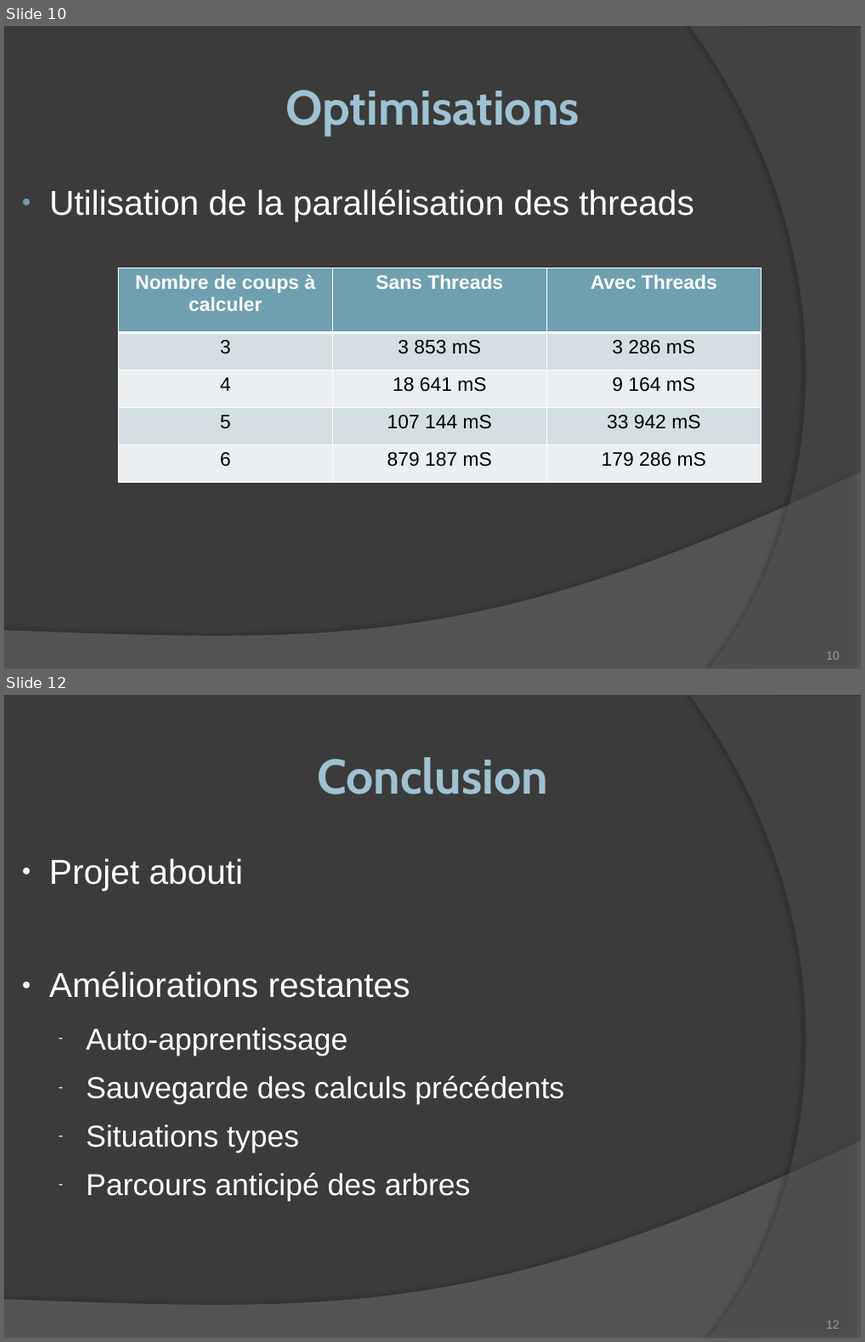
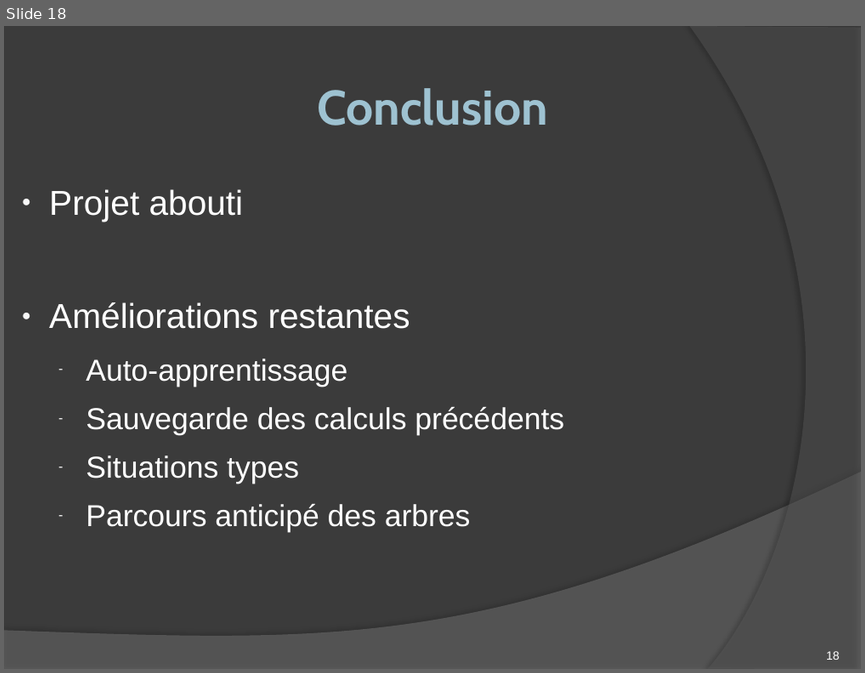
Before and after one commit to romaincarlsen/EtudesPratiques, a slide deck: Diapo Soutenance.pptx. Shown one above the other, each under a label of ours: slides 10 and 12 before the commit, slide 18 after it; the slides between them are not shown. The pictures are 865x1342 and 865x673 pixels, drawn with LibreOffice and Linux fonts; fonts in the diff are those of the drawing. Boxes give left, top, right and bottom in pixels: in the first picture for what was removed or moved away, otherwise in the second. Text is boxed around its words. In the diff, an @@ line names an element or a change of style, - is before the commit and + after.

```diff
--- a/Diapo Soutenance.pptx
+++ b/Diapo Soutenance.pptx
@@ slide 10 removed at [4, 26, 861, 669], background #3B3B3B; not listed: 2 template elements that a slide beside it also shows @@
@@ text removed at [285, 90, 579, 135] @@
-Optimisations
@@ text removed at [49, 189, 693, 222] @@
-● Utilisation de la parallélisation des threads
@@ table removed at [118, 267, 762, 482], 5 rows, 3 columns @@
-Nombre de coups à calculer | Sans Threads | Avec Threads
-3 | 3 853 mS | 3 286 mS
-4 | 18 641 mS | 9 164 mS
-5 | 107 144 mS | 33 942 mS
-6 | 879 187 mS | 179 286 mS
@@ page number removed at [826, 651, 840, 659] @@
-10
@@ what was slide 12 is now slide 18 @@
@@ page number at [826, 651, 840, 659]: text changed; text colour #9D9B9A to #FFFFFF @@
-12
+18
```
Also in this commit, not shown: 5 slides changed, 8 slides added, 1 other slide removed.
